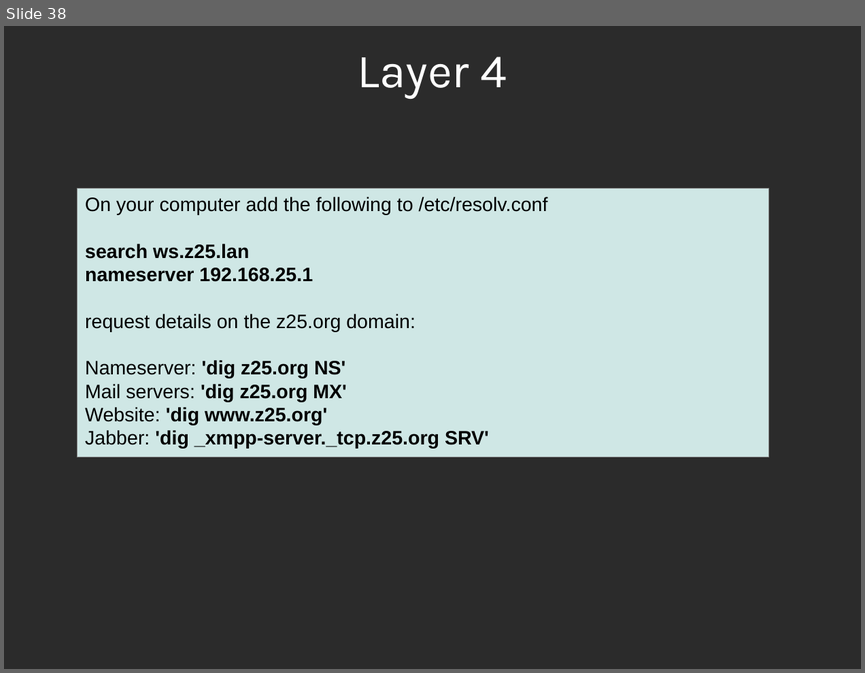
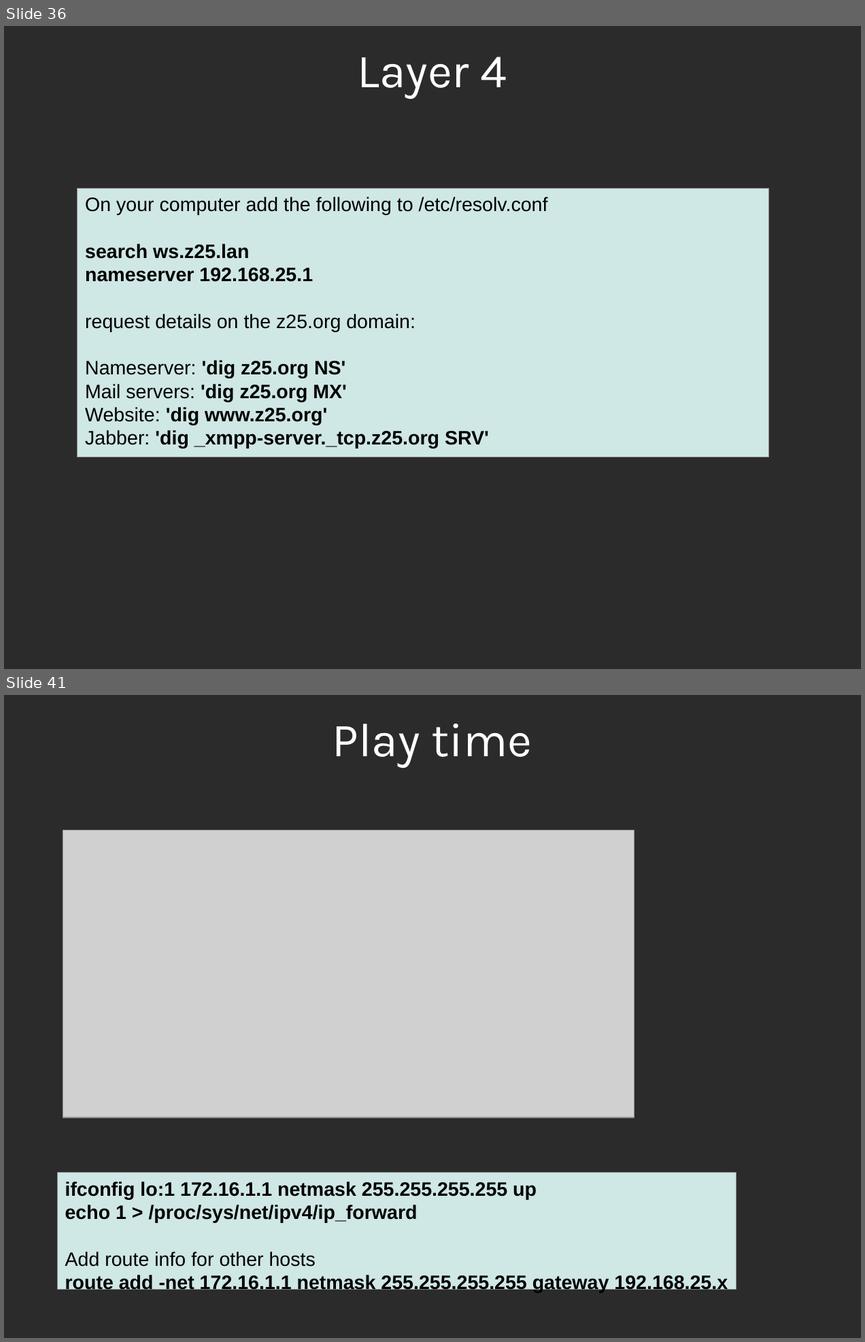
Before and after one commit to sphaero/workshops, a slide deck: Networking/presentation.odp. Shown one above the other, each under a label of ours: slide 38 before the commit, slides 36 and 41 after it; the slides between them are not shown. The pictures are 865x673 and 865x1342 pixels, drawn with LibreOffice and Linux fonts; fonts in the diff are those of the drawing; grey boxes stand for pictures; background and template pictures are left out; a plain dark background stands for a picture behind light text. Boxes give left, top, right and bottom in pixels: in the first picture for what was removed or moved away, otherwise in the second. Text is boxed around its words. In the diff, an @@ line names an element or a change of style, - is before the commit and + after.

```diff
--- a/Networking/presentation.odp
+++ b/Networking/presentation.odp
@@ slide 41 added at (4,695,861,1338), background picture (left out) @@
@@ title added at (332,724,532,768), 44 pt, text #FFFFFF @@
+Play time
@@ picture added at (63,830,634,1117) @@
@@ rectangle added at (58,1172,736,1289), fill #CFE7E5, outline #808080 0 pt, 18 pt, text #000000, bold @@
+ifconfig lo:1 172.16.1.1 netmask 255.255.255.255 up
+echo 1 > /proc/sys/net/ipv4/ip_forward
+Add route info for other hosts
+route add -net 172.16.1.1 netmask 255.255.255.255 gateway 192.168.25.x
@@ what was slide 38 is now slide 36 @@
```
Also in this commit, not shown: 4 slides changed, 7 other slides added, 2 slides removed, 1 other file.
